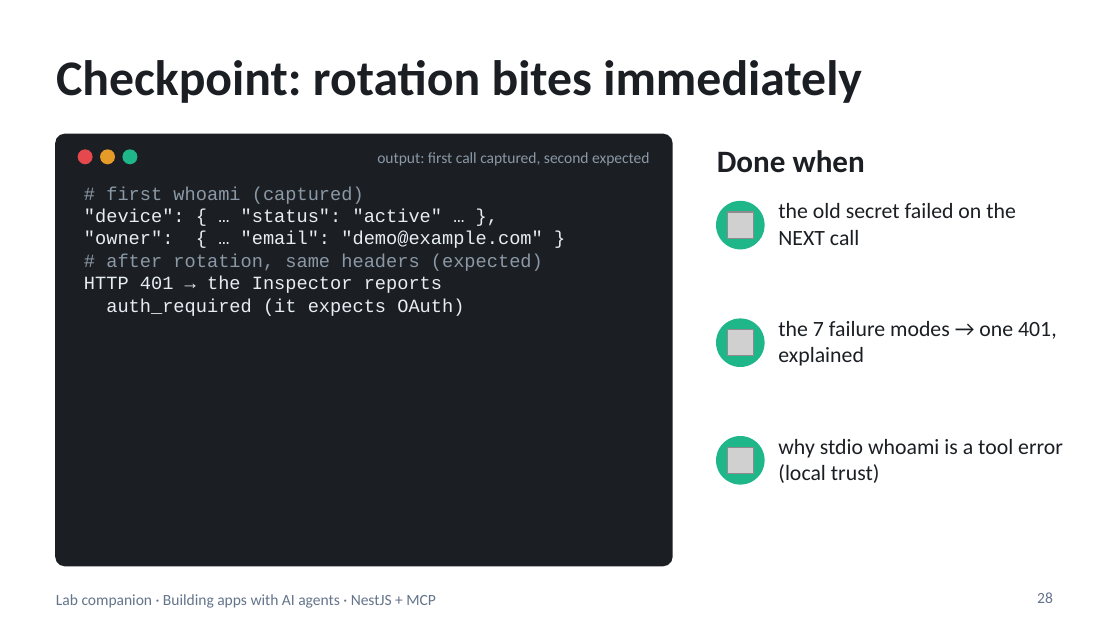
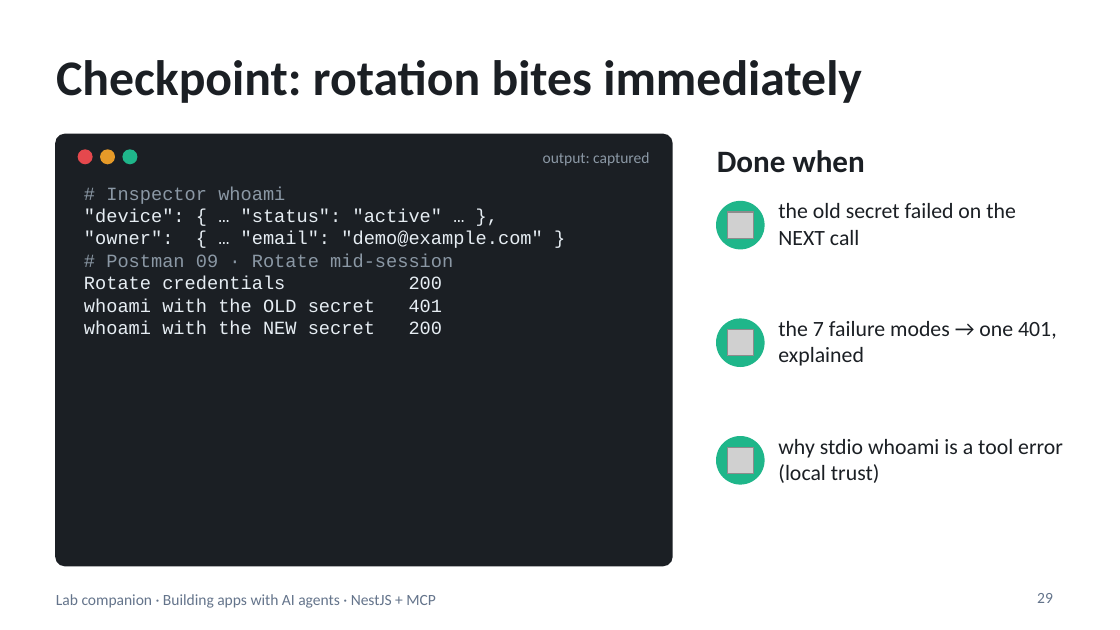
Before and after one commit to blazaga/ai-training-modules, a slide deck: slide 29 of docs/ai-agent-training/slides/lab-companion-lite.pptx (slide 28 before the commit). Drawn at 1120x630 pixels with LibreOffice and Linux fonts; fonts in the diff are those of the drawing; grey boxes stand for pictures. Boxes give left, top, right and bottom in pixels: in the first picture for what was removed or moved away, otherwise in the second. Text is boxed around its words. In the diff, an @@ line names an element or a change of style, - is before the commit and + after.

```diff
--- a/docs/ai-agent-training/slides/lab-companion-lite.pptx
+++ b/docs/ai-agent-training/slides/lab-companion-lite.pptx
@@ text at (543,152,649,166): text changed @@
-output: first call captured, second expected
+output: captured
@@ text at (106,187,285,204): text changed @@
-# first whoami (captured)
+# Inspector whoami
@@ text at (84,254,453,334): text changed @@
-# after rotation, same headers (expected)
-HTTP 401 → the Inspector reports
-auth_required (it expects OAuth)
+# Postman 09 · Rotate mid-session
+Rotate credentials 200
+whoami with the OLD secret 401
+whoami with the NEW secret 200
@@ page number at (1037,593,1053,603): text changed @@
-28
+29
```
Also in this commit, not shown: 2 other slides changed, 3 slides added, 2 slides removed, 10 other files.
